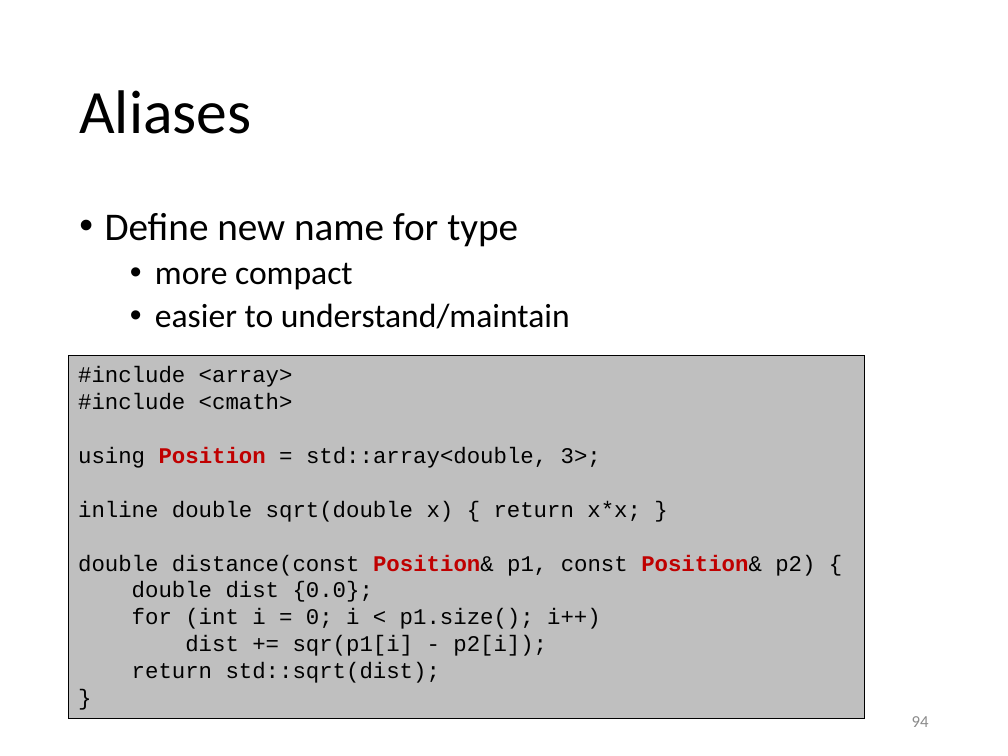
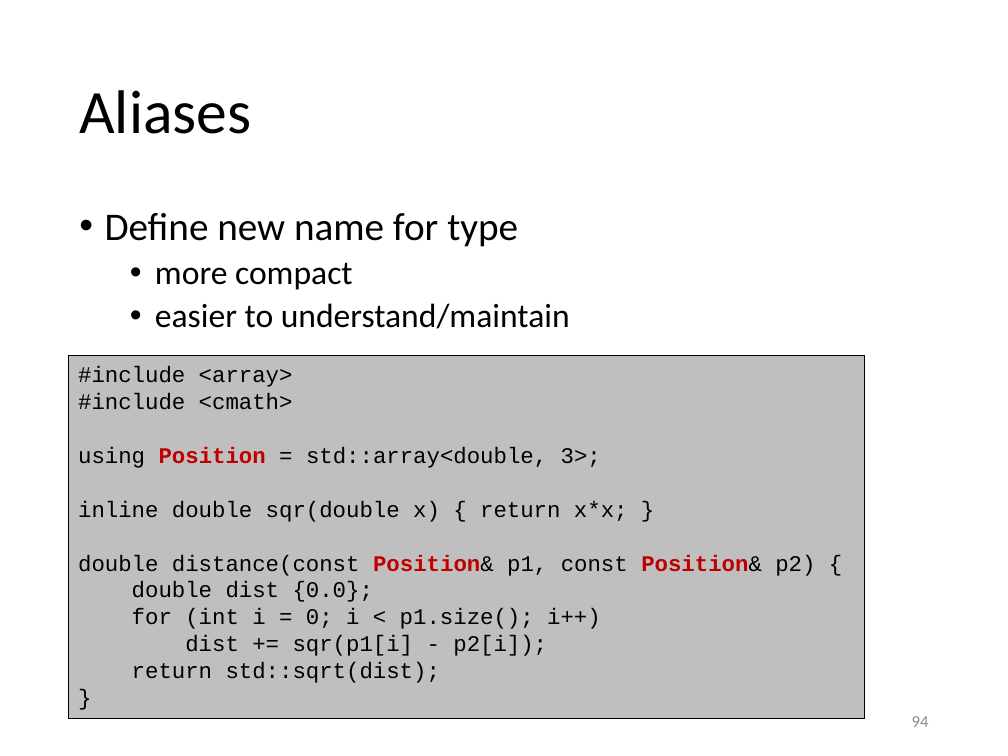
Before and after one commit to gjbex/Scientific-C-plus-plus, a slide deck: slide 94 of scientific_cpp.pptx. Drawn at 1008x756 pixels with LibreOffice and Linux fonts; fonts in the diff are those of the drawing. Boxes give left, top, right and bottom in pixels: in the first picture for what was removed or moved away, otherwise in the second. Text is boxed around its words. In the diff, an @@ line names an element or a change of style, - is before the commit and + after.

Commit message:
Fix typo
sqr function was accidentally named sqrt.

```diff
--- a/scientific_cpp.pptx
+++ b/scientific_cpp.pptx
@@ text in rectangle at (78, 501, 628, 522): text changed @@
-inline double sqrt(double x) { return x*x; }
+inline double sqr(double x) { return x*x; }
```
